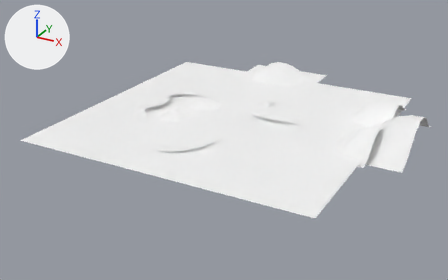
Two versions of the glTF model machblitz/static/environment/road/track01_road.glb, one commit apart.
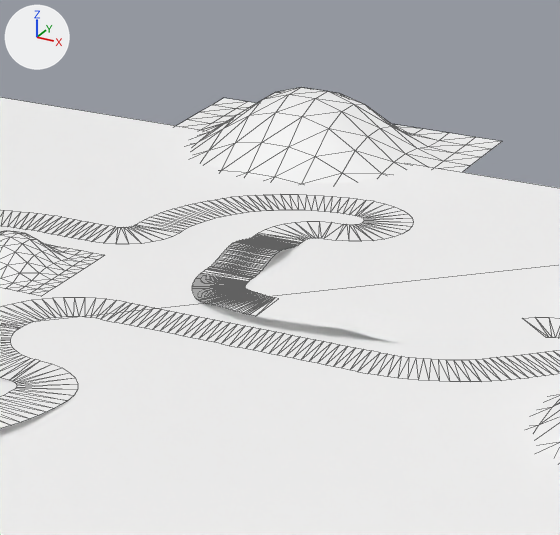
There are two pictures of each version: one whole from a 50 mm lens placed at (1428.0, -3066.0, 1374.0), pointed at (-231.0, -48.0, -135.0), one close up on the part from 45% to 76% of the width and 14% to 62% of the height. The axes (+X, +Y, +Z) are drawn at upper left. The lights are the same throughout. The close-ups show mesh edges as thin lines.

Names of what the first close-up shows: 'dirt', 'road.004', 'road.005', 'road_long00.002', 'road_long45.002', 'road_long90.003', 'road_long90.004', 'road_mid00.003', 'road_mid90.005', 'road_mid90.008', 'road_short90.018', 'road_short90.024'.
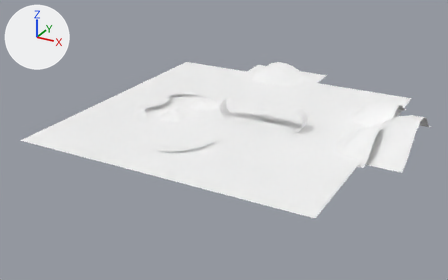
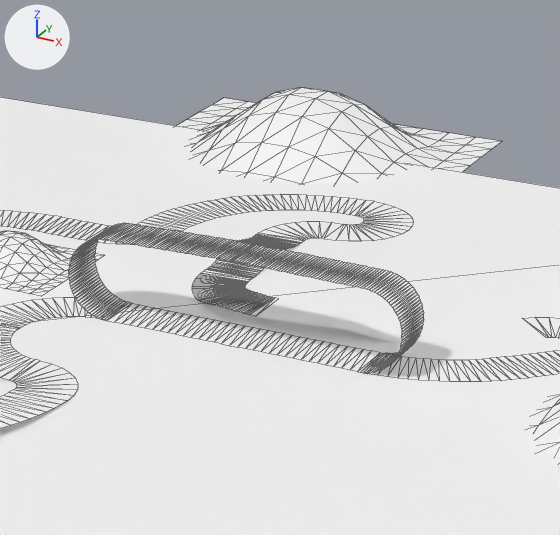
The change, as JSON lines over the scene's bpy script:
```json
{"op": "add", "block": "me_cube_005", "code": ["me_cube_005 = bpy.data.meshes.new('Cube.005')", "me_cube_005.from_pydata(...)  # 194 vertices, 192 faces; spans x 137.0..402.0, y -40.0..40.0, z 0.0..130.0", "me_cube_005.materials.append(mat_m_roadsurface)  # white #ffffff"]}
{"op": "add", "block": "me_cube_004", "code": ["me_cube_004 = bpy.data.meshes.new('Cube.004')", "me_cube_004.from_pydata(...)  # 194 vertices, 192 faces; spans x -402.0..-137.0, y -40.0..40.0, z 0.0..130.0", "me_cube_004.materials.append(mat_m_roadsurface)  # white #ffffff"]}
{"op": "add", "block": "ob_road_long00_006", "code": ["ob_road_long00_006 = bpy.data.objects.new('road_long00.006', me_cube_005)", "ob_road_long00_006.location = (-401.0, 0.0, 0.0)"]}
{"op": "add", "block": "ob_road_long00_005", "code": ["ob_road_long00_005 = bpy.data.objects.new('road_long00.005', me_cube_004)", "ob_road_long00_005.location = (400.0, 0.0, 0.0)"]}
```

Pixel boxes [x1, y1, x2, y2] of what changed, in the close-ups (560 x 535 px):
```json
{"object": "road_long00.005", "change": "added", "after": [230, 244, 424, 373]}
{"object": "road_long00.006", "change": "added", "after": [69, 223, 255, 320]}
```
